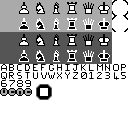
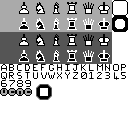
Layers edited between the first and the second w=128, h=128 image:
painted on "Tiles" over [112, 0, 128, 32]
